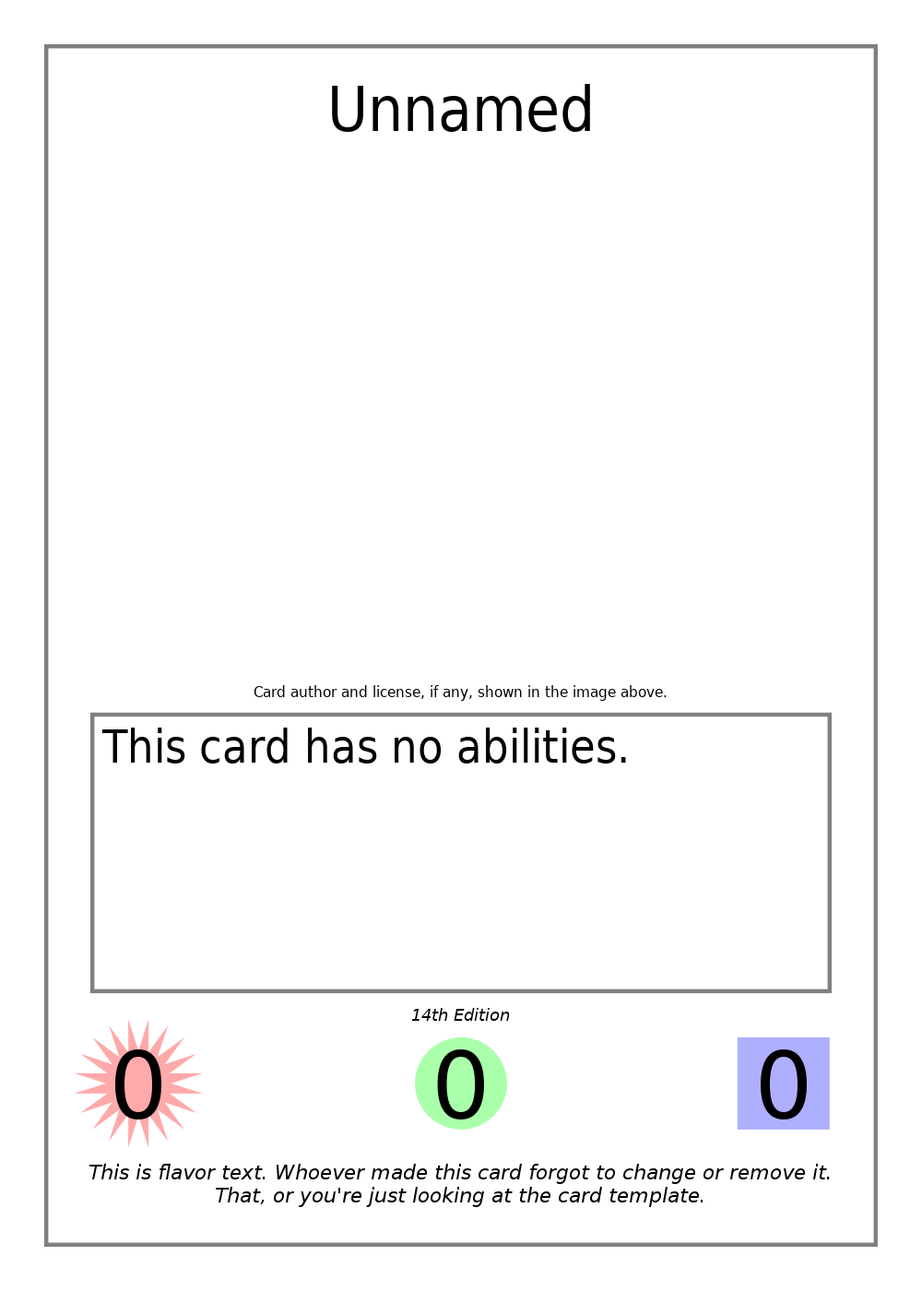
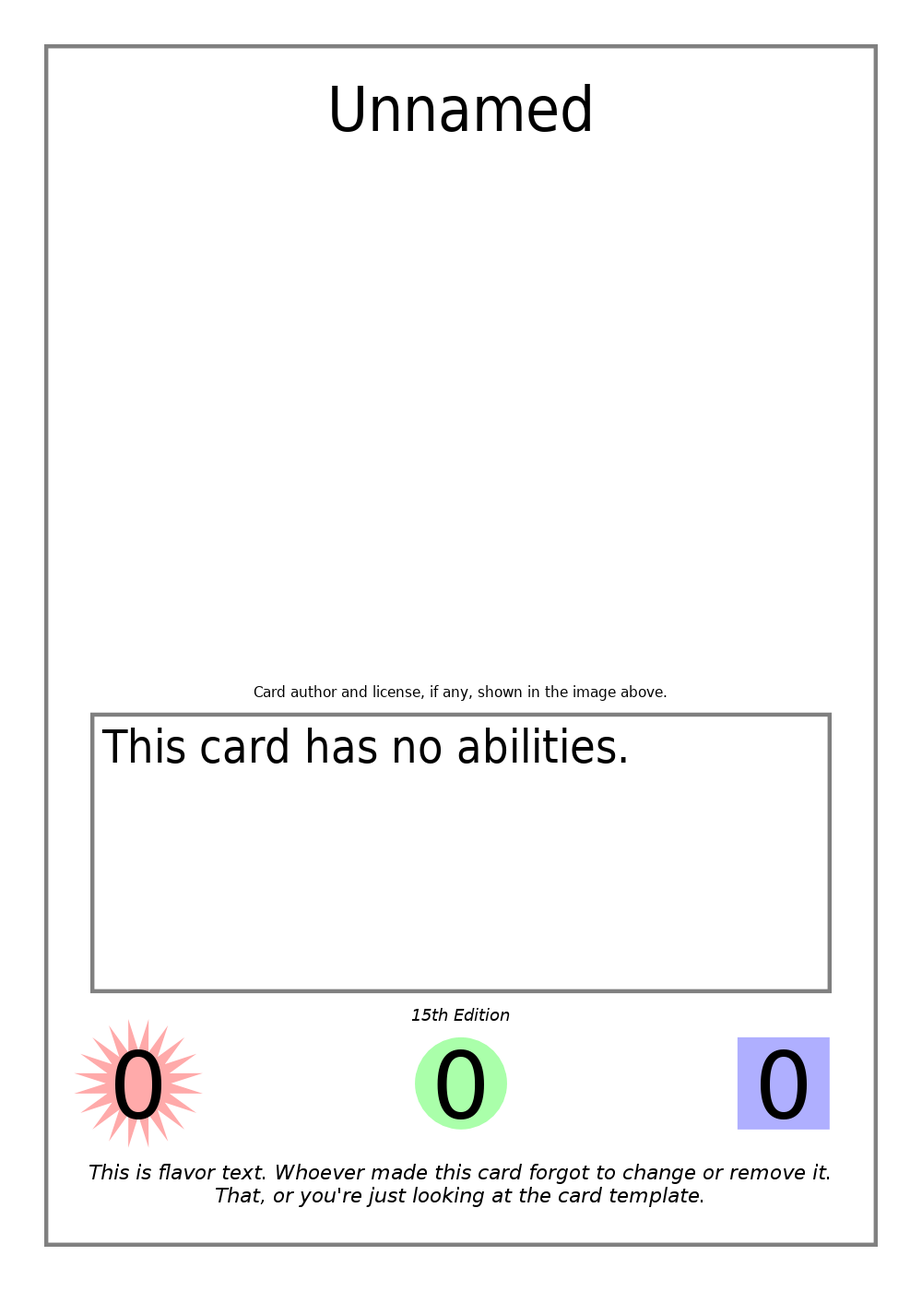
Layered file, before and after one edit (922 × 1291). Changes by layer:
painted on "Edition Indicator" over (421, 1009, 432, 1022)
